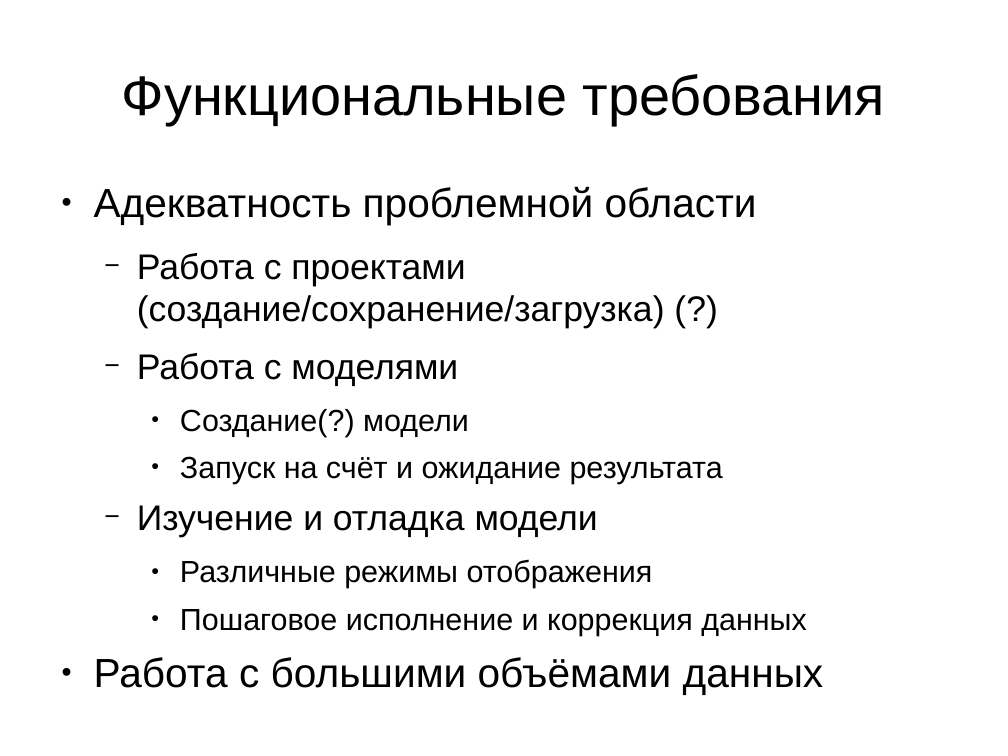
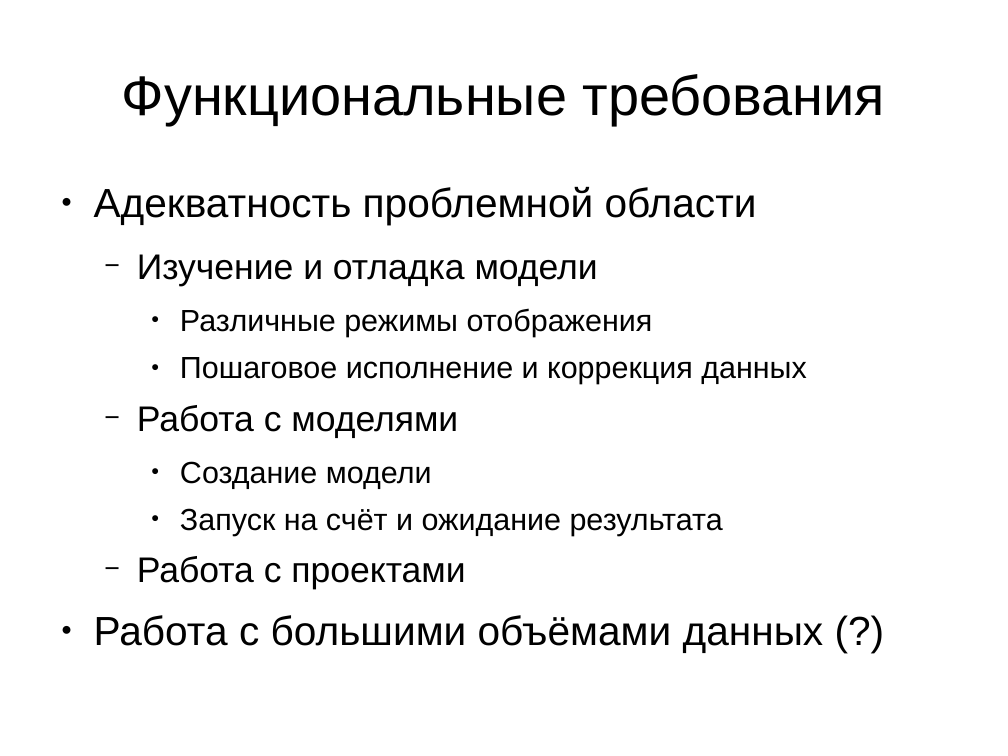
Before and after one commit to zaic/cavis, a slide deck: slide 5 of doc/issc.odp (slide 4 before the commit). Drawn at 1008x756 pixels with LibreOffice and Linux fonts; fonts in the diff are those of the drawing. Boxes give left, top, right and bottom in pixels: in the first picture for what was removed or moved away, otherwise in the second. Text is boxed around its words. In the diff, an @@ line names an element or a change of style, - is before the commit and + after.

```diff
--- a/doc/issc.odp
+++ b/doc/issc.odp
@@ text at (x1=137, y1=253, x2=723, y2=484): paragraphs removed @@
-  − Работа с проектами (создание/сохранение/загрузка) (?)
-  − Работа с моделями
-    ● Создание(?) модели
-    ● Запуск на счёт и ожидание результата
@@ text at (x1=94, y1=405, x2=824, y2=652): text changed; size 32 to 24 pt @@
-● Работа с большими объёмами данных
+  − Работа с моделями
+    ● Создание модели
+    ● Запуск на счёт и ожидание результата
+  − Работа с проектами
+● Работа с большими объёмами данных (?)
```
Also in this commit, not shown: 3 other slides changed, 5 slides added, 3 slides removed, 4 other files.
